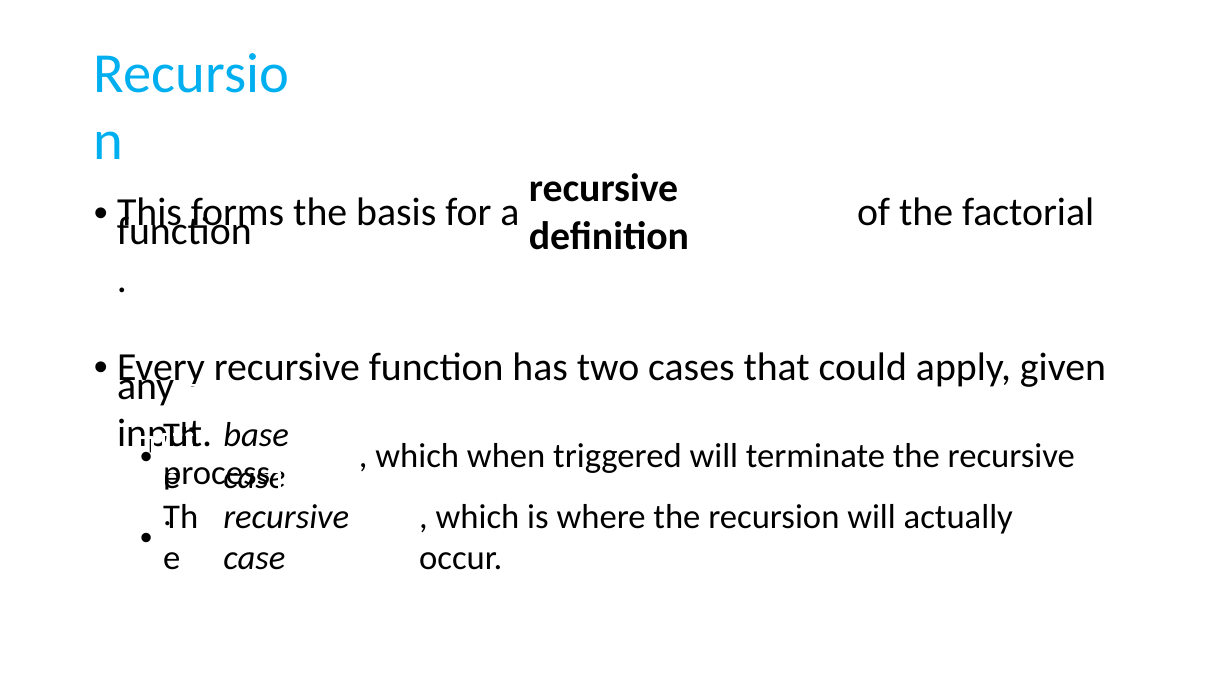
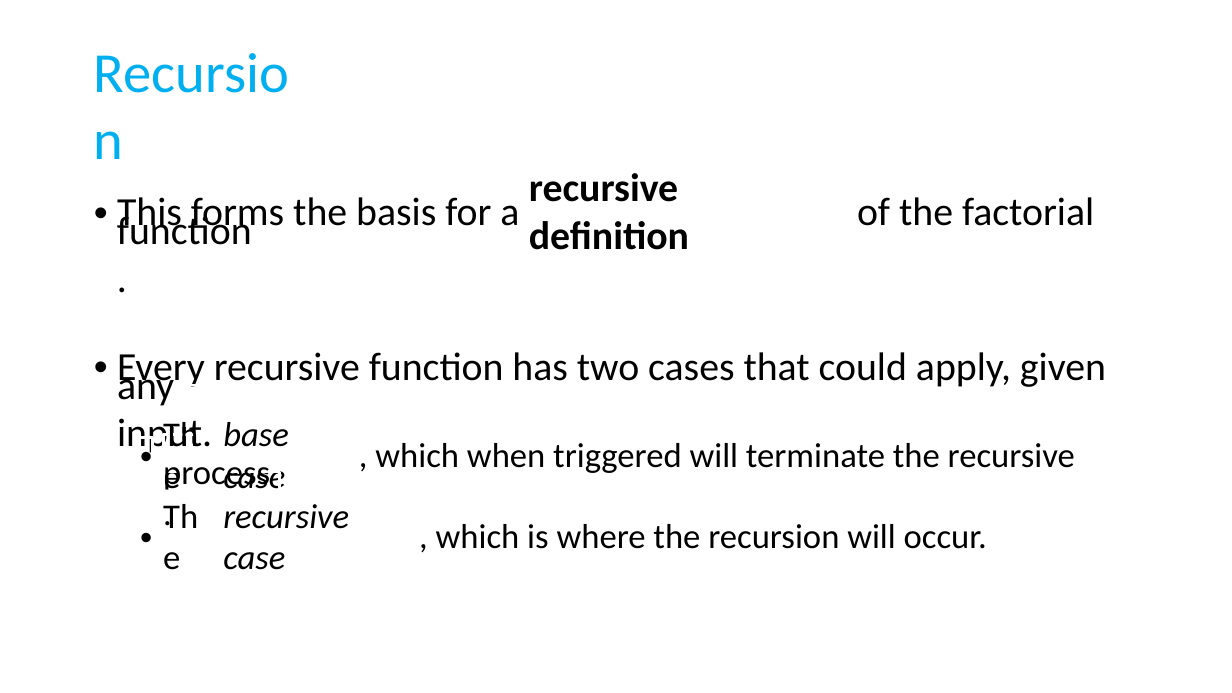
Before and after one commit to SQ4007-2025/website, a slide deck: slide 10 of tutorials/week_4/4.recursion.pptx. Drawn at 1232x693 pixels with LibreOffice and Linux fonts; fonts in the diff are those of the drawing. Boxes give left, top, right and bottom in pixels: in the first picture for what was removed or moved away, otherwise in the second. Text is boxed around its words. In the diff, an @@ line names an element or a change of style, - is before the commit and + after.

Commit message:
Update 4.recursion.pptx with enhancements to content and design for improved clarity and engagement in presentations.

```diff
--- a/tutorials/week_4/4.recursion.pptx
+++ b/tutorials/week_4/4.recursion.pptx
@@ text at <box>436,524,987,549</box>: text changed @@
-, which is where the recursion will actually occur.
+, which is where the recursion will occur.
```
Also in this commit, not shown: 2 other slides changed.
